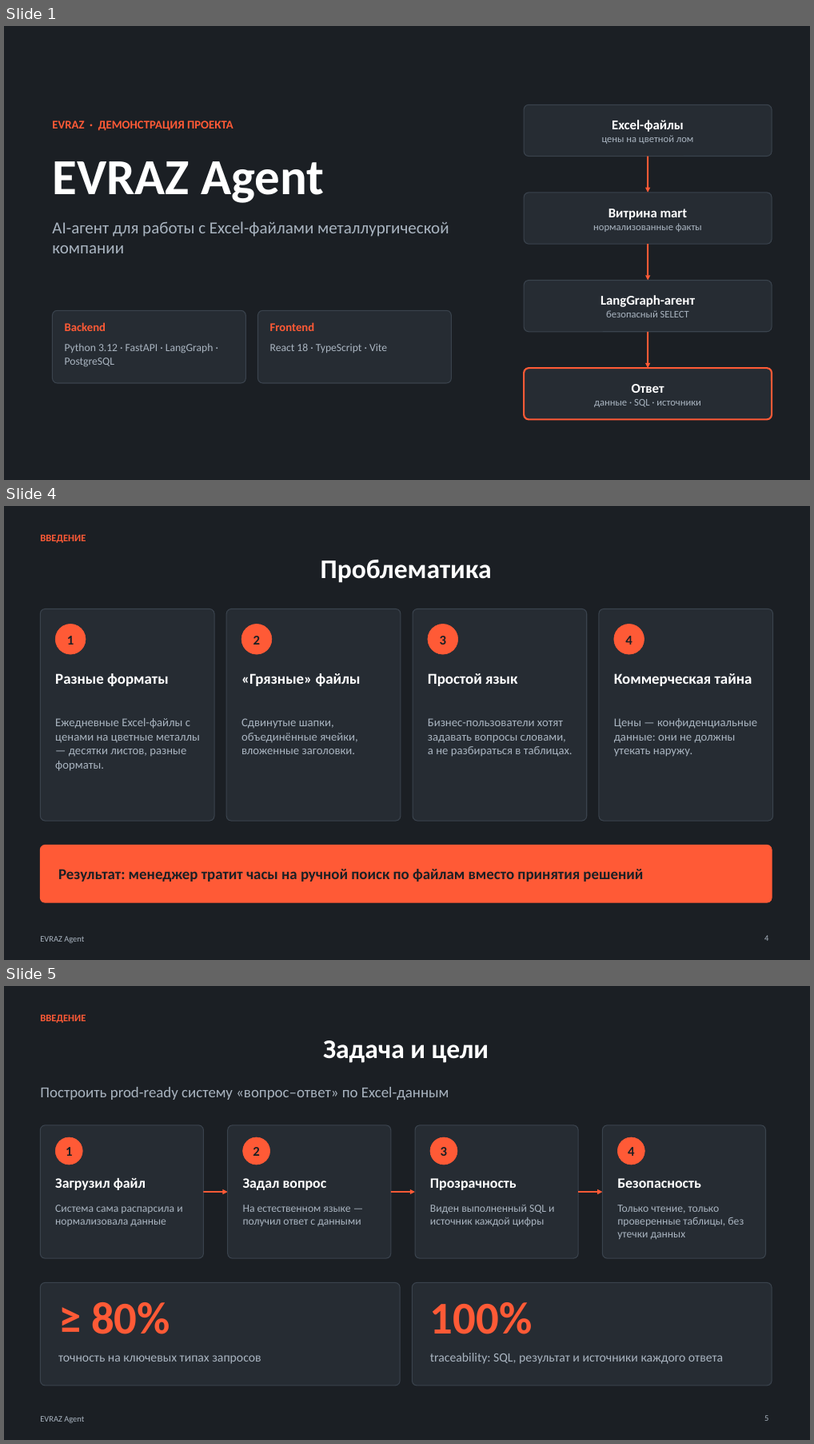
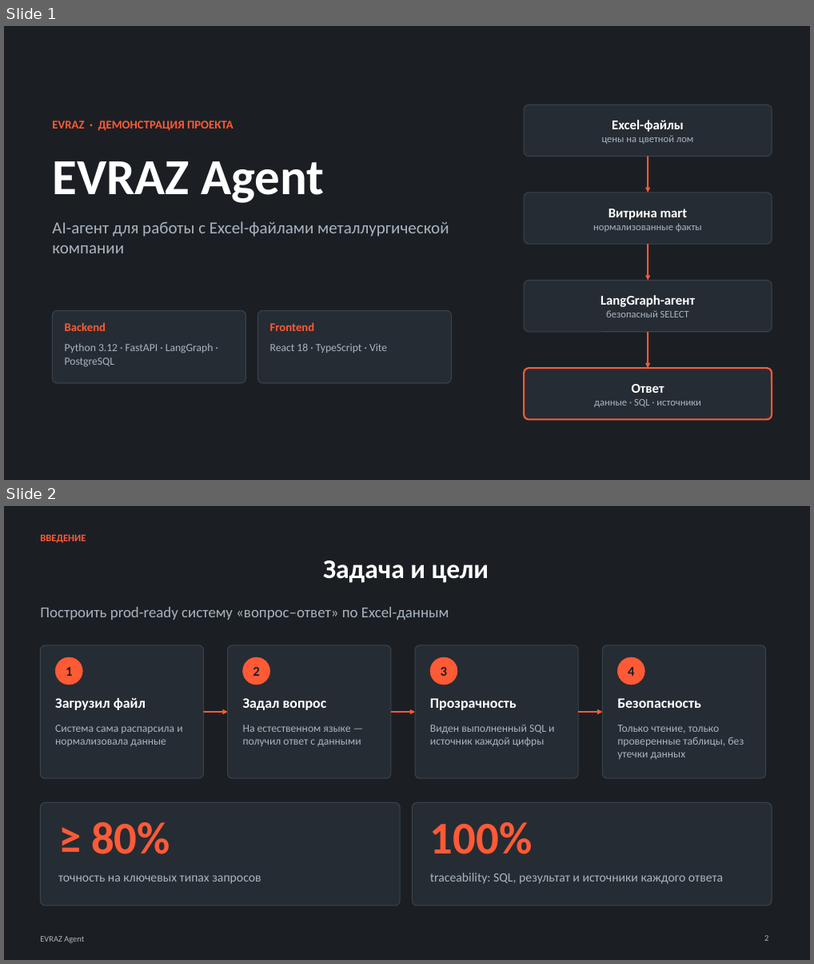
Before and after one commit to kostIT13/EVRAZ_ExcelAgent, a slide deck: data/EVRAZ_Agent_improved.pptx. Shown one above the other, each under a label of ours: slides 1, 4 and 5 before the commit, slides 1 and 2 after it; the slides between them are not shown. The pictures are 814x1444 and 814x964 pixels, drawn with LibreOffice and Linux fonts; fonts in the diff are those of the drawing. Boxes give left, top, right and bottom in pixels: in the first picture for what was removed or moved away, otherwise in the second. Text is boxed around its words. In the diff, an @@ line names an element or a change of style, - is before the commit and + after.

```diff
--- a/data/EVRAZ_Agent_improved.pptx
+++ b/data/EVRAZ_Agent_improved.pptx
@@ slide 4 removed at [4,506,810,960], background #FFFFFF; not listed: 2 template elements that a slide beside it also shows @@
@@ text removed at [40,535,86,543] @@
-ВВЕДЕНИЕ
@@ title removed at [321,560,492,583] @@
-Проблематика
@@ rounded rectangle removed at [40,609,214,820] @@
@@ ellipse removed at [55,624,86,654] @@
@@ rounded rectangle removed at [226,609,401,820] @@
@@ ellipse removed at [242,624,272,654] @@
@@ rounded rectangle removed at [413,609,587,820] @@
@@ ellipse removed at [428,624,458,654] @@
@@ rounded rectangle removed at [599,609,774,820] @@
@@ ellipse removed at [614,624,645,654] @@
@@ text removed at [67,636,74,644] @@
-1
@@ text removed at [254,636,260,644] @@
-2
@@ text removed at [440,636,446,644] @@
-3
@@ text removed at [626,636,632,644] @@
-4
@@ text removed at [55,673,169,686] @@
-Разные форматы
@@ text removed at [242,673,361,686] @@
-«Грязные» файлы
@@ text removed at [428,673,518,686] @@
-Простой язык
@@ text removed at [614,673,753,686] @@
-Коммерческая тайна
@@ text removed at [55,718,200,771] @@
-Ежедневные Excel-файлы с ценами на цветные металлы — десятки листов, разные форматы.
@@ text removed at [242,718,358,754] @@
-Сдвинутые шапки, объединённые ячейки, вложенные заголовки.
@@ text removed at [428,718,573,756] @@
-Бизнес-пользователи хотят задавать вопросы словами, а не разбираться в таблицах.
@@ text removed at [614,718,758,756] @@
-Цены — конфиденциальные данные: они не должны утекать наружу.
@@ rounded rectangle removed at [40,844,772,902] @@
@@ text removed at [58,868,643,881] @@
-Результат: менеджер тратит часы на ручной поиск по файлам вместо принятия решений
@@ page number removed at [765,935,769,940] @@
-4
@@ what was slide 5 is now slide 2 @@
```
Also in this commit, not shown: 4 slides changed, 12 other slides removed, 33 other files.
